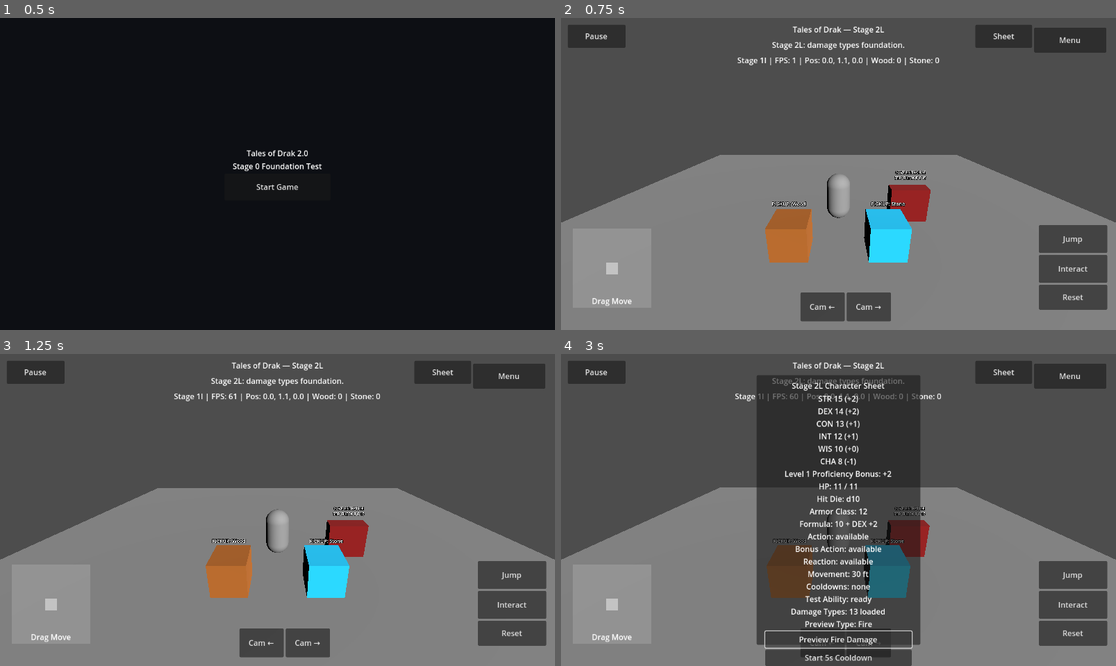
Above: before the commit, frames 1-4 (two rows, left to right).
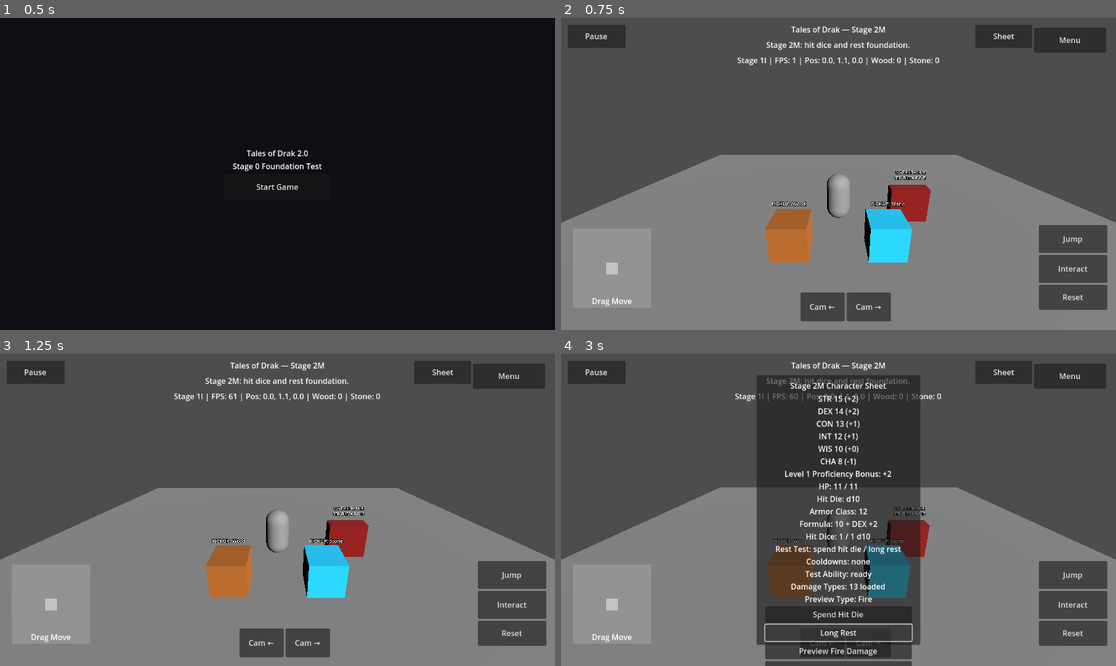
Above: after the commit, the same moments.

Repository: tristanvickery20/Tales-of-Drak-2.0
Game: Godot game, scene res://scenes/main_menu/main_menu.tscn
The game is run twice, just before and just after one commit, with the same random seed, the same clock (stepped at 60 frames per second) and the same inputs.
Inputs (mouse positions are in pixels of both pictures, inside the frame that each line leads up to):
- Up to frame 1 (0.5 s): no input
- Up to frame 2 (0.75 s): click "Start Game" at 0.5 s
- Up to frame 3 (1.25 s): no input
- Up to frame 4 (3 s): click "Sheet" at 1.25 s; click (838, 612) at 2 s, where only the run after the commit has a clickable "Spend Hit Die"; click (838, 631) at 2.75 s, where only the run after the commit has a clickable "Long Rest"

Frame 1 is identical in both runs. In frame 2, 0.5% of the frame differs, in the area x 37-63%, y 2-11%; in frame 3, 0.5%; in frame 4, 3.6%, in the area x 36-64%, y 2-100%.

Commit message:
Add Stage 2M hit dice rest sheet test

Diff:
--- a/drak/ui/drak_character_sheet_overlay.gd
+++ b/drak/ui/drak_character_sheet_overlay.gd
@@ -11,9 +11,10 @@
 const ACTION_ECONOMY_SCRIPT := preload("res://drak/rules/drak_action_economy.gd")
 const COOLDOWN_TRACKER_SCRIPT := preload("res://drak/rules/drak_cooldown_tracker.gd")
 const DAMAGE_TYPES_SCRIPT := preload("res://drak/rules/drak_damage_types.gd")
-
-const CURRENT_STAGE_TITLE := "Tales of Drak — Stage 2L"
-const CURRENT_STAGE_STATUS := "Stage 2L: damage types foundation."
+const REST_TRACKER_SCRIPT := preload("res://drak/rules/drak_rest_tracker.gd")
+
+const CURRENT_STAGE_TITLE := "Tales of Drak — Stage 2M"
+const CURRENT_STAGE_STATUS := "Stage 2M: hit dice and rest foundation."
 
 var _ability_scores: DrakAbilityScores = ABILITY_SCORES_SCRIPT.new()
 var _dice_roller: DrakDiceRoller = DICE_ROLLER_SCRIPT.new()
@@ -26,6 +27,7 @@
 var _action_economy: DrakActionEconomy = ACTION_ECONOMY_SCRIPT.new()
 var _cooldown_tracker: DrakCooldownTracker = COOLDOWN_TRACKER_SCRIPT.new()
 var _damage_types: DrakDamageTypes = DAMAGE_TYPES_SCRIPT.new()
+var _rest_tracker: DrakRestTracker = REST_TRACKER_SCRIPT.new()
 var _root: Control
 var _sheet_button: Button
 var _sheet_panel: Panel
@@ -89,7 +91,7 @@
 
 	var title := Label.new()
 	title.name = "CharacterSheetTitle"
-	title.text = "Stage 2L Character Sheet"
+	title.text = "Stage 2M Character Sheet"
 	title.horizontal_alignment = HORIZONTAL_ALIGNMENT_CENTER
 	title.mouse_filter = Control.MOUSE_FILTER_IGNORE
 	box.add_child(title)
@@ -100,6 +102,22 @@
 	_sheet_text.horizontal_alignment = HORIZONTAL_ALIGNMENT_CENTER
 	_sheet_text.mouse_filter = Control.MOUSE_FILTER_IGNORE
 	box.add_child(_sheet_text)
+
+	var spend_hit_die_button := Button.new()
+	spend_hit_die_button.name = "SpendHitDieButton"
+	spend_hit_die_button.text = "Spend Hit Die"
+	spend_hit_die_button.custom_minimum_size = Vector2(270, 34)
+	spend_hit_die_button.mouse_filter = Control.MOUSE_FILTER_STOP
+	spend_hit_die_button.pressed.connect(_spend_hit_die)
+	box.add_child(spend_hit_die_button)
+
+	var long_rest_button := Button.new()
+	long_rest_button.name = "LongRestButton"
+	long_rest_button.text = "Long Rest"
+	long_rest_button.custom_minimum_size = Vector2(270, 34)
+	long_rest_button.mouse_filter = Control.MOUSE_FILTER_STOP
+	long_rest_button.pressed.connect(_long_rest)
+	box.add_child(long_rest_button)
 
 	var preview_fire_button := Button.new()
 	preview_fire_button.name = "PreviewFireDamageButton"
@@ -133,32 +151,16 @@
 	use_action_button.pressed.connect(_use_action)
 	box.add_child(use_action_button)
 
-	var reset_turn_button := Button.new()
-	reset_turn_button.name = "ResetTurnButton"
-	reset_turn_button.text = "Reset Turn"
-	reset_turn_button.custom_minimum_size = Vector2(270, 34)
-	reset_turn_button.mouse_filter = Control.MOUSE_FILTER_STOP
-	reset_turn_button.pressed.connect(_reset_turn)
-	box.add_child(reset_turn_button)
-
-	var prone_button := Button.new()
-	prone_button.name = "ToggleProneButton"
-	prone_button.text = "Toggle Prone"
-	prone_button.custom_minimum_size = Vector2(270, 34)
-	prone_button.mouse_filter = Control.MOUSE_FILTER_STOP
-	prone_button.pressed.connect(_toggle_prone)
-	box.add_child(prone_button)
-
 	_check_result_text = Label.new()
 	_check_result_text.name = "CheckResultText"
-	_check_result_text.text = "No damage preview yet."
+	_check_result_text.text = "No rest action yet."
 	_check_result_text.horizontal_alignment = HORIZONTAL_ALIGNMENT_CENTER
 	_check_result_text.mouse_filter = Control.MOUSE_FILTER_IGNORE
 	box.add_child(_check_result_text)
 
 	var note := Label.new()
 	note.name = "CharacterSheetNote"
-	note.text = "Stage 2L: damage type registry only. Preview does not reduce HP."
+	note.text = "Stage 2M: hit dice/rest tracker only. Preview healing does not change HP."
 	note.autowrap_mode = TextServer.AUTOWRAP_WORD_SMART
 	note.horizontal_alignment = HORIZONTAL_ALIGNMENT_CENTER
 	note.mouse_filter = Control.MOUSE_FILTER_IGNORE
@@ -179,7 +181,7 @@
 		proficiency_bonus,
 		_hit_points.get_summary_text(_ability_scores.get_constitution_modifier()),
 		_armor_class.get_summary_text(_ability_scores.get_dexterity_modifier()),
-		_action_economy.get_summary_text(),
+		_rest_tracker.get_summary_text(),
 		_cooldown_tracker.get_summary_text(),
 		_damage_types.get_summary_text(),
 	]
@@ -192,6 +194,16 @@
 func _hide_sheet() -> void:
 	_sheet_panel.visible = false
 
+func _spend_hit_die() -> void:
+	var result := _rest_tracker.spend_hit_die(_ability_scores.get_constitution_modifier())
+	_sheet_text.text = _get_sheet_text()
+	_check_result_text.text = _rest_tracker.format_spend_result(result)
+
+func _long_rest() -> void:
+	_rest_tracker.long_rest()
+	_sheet_text.text = _get_sheet_text()
+	_check_result_text.text = "Long Rest complete.\nHit dice restored.\nNo HP is changed in Stage 2M."
+
 func _preview_fire_damage() -> void:
 	_check_result_text.text = _damage_types.preview_damage("Fire", 4)
 
@@ -212,17 +224,6 @@
 		_check_result_text.text = "Action used.\n" + _action_economy.get_summary_text()
 	else:
 		_check_result_text.text = "Action already used. Reset turn to recover it.\n" + _action_economy.get_summary_text()
-
-func _reset_turn() -> void:
-	_action_economy.reset_turn()
-	_sheet_text.text = _get_sheet_text()
-	_check_result_text.text = "Turn reset.\n" + _action_economy.get_summary_text()
-
-func _toggle_prone() -> void:
-	var active := _condition_tracker.toggle_prone()
-	var state_text := "ON" if active else "OFF"
-	_sheet_text.text = _get_sheet_text()
-	_check_result_text.text = "Prone toggled " + state_text + "\n" + _condition_tracker.get_summary_text()
 
 func _update_visibility() -> void:
 	var scene := get_tree().current_scene
@@ -253,6 +254,6 @@
 
 func _replace_stage_text(text: String) -> String:
 	var updated := text
-	for stage_name in ["Stage 1E", "Stage 1F", "Stage 1G", "Stage 1H", "Stage 1I", "Stage 2A", "Stage 2B", "Stage 2C", "Stage 2D", "Stage 2E", "Stage 2F", "Stage 2G", "Stage 2H", "Stage 2I", "Stage 2J", "Stage 2K"]:
-		updated = updated.replace(stage_name, "Stage 2L")
+	for stage_name in ["Stage 1E", "Stage 1F", "Stage 1G", "Stage 1H", "Stage 1I", "Stage 2A", "Stage 2B", "Stage 2C", "Stage 2D", "Stage 2E", "Stage 2F", "Stage 2G", "Stage 2H", "Stage 2I", "Stage 2J", "Stage 2K", "Stage 2L"]:
+		updated = updated.replace(stage_name, "Stage 2M")
 	return updated
